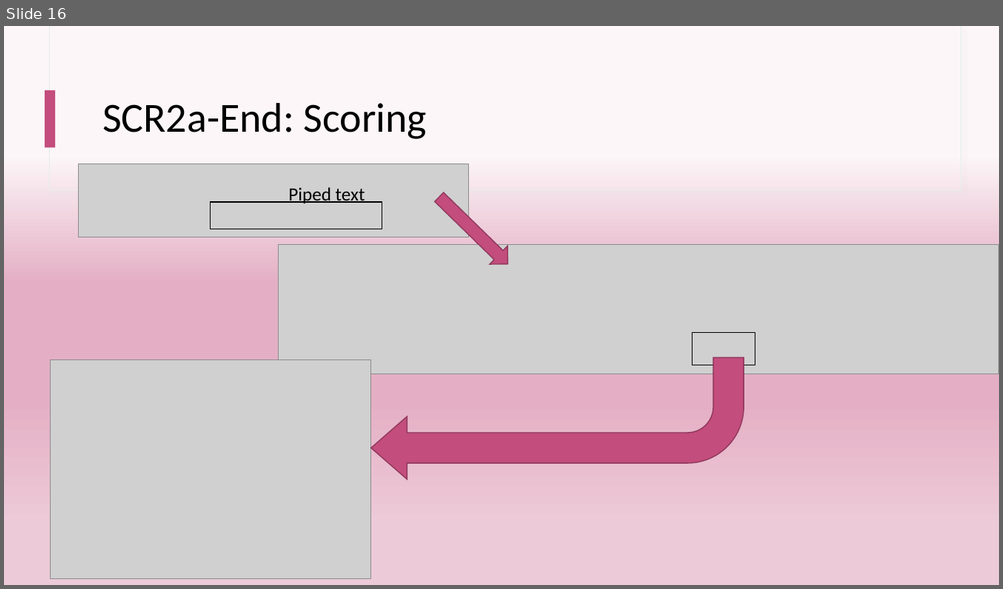
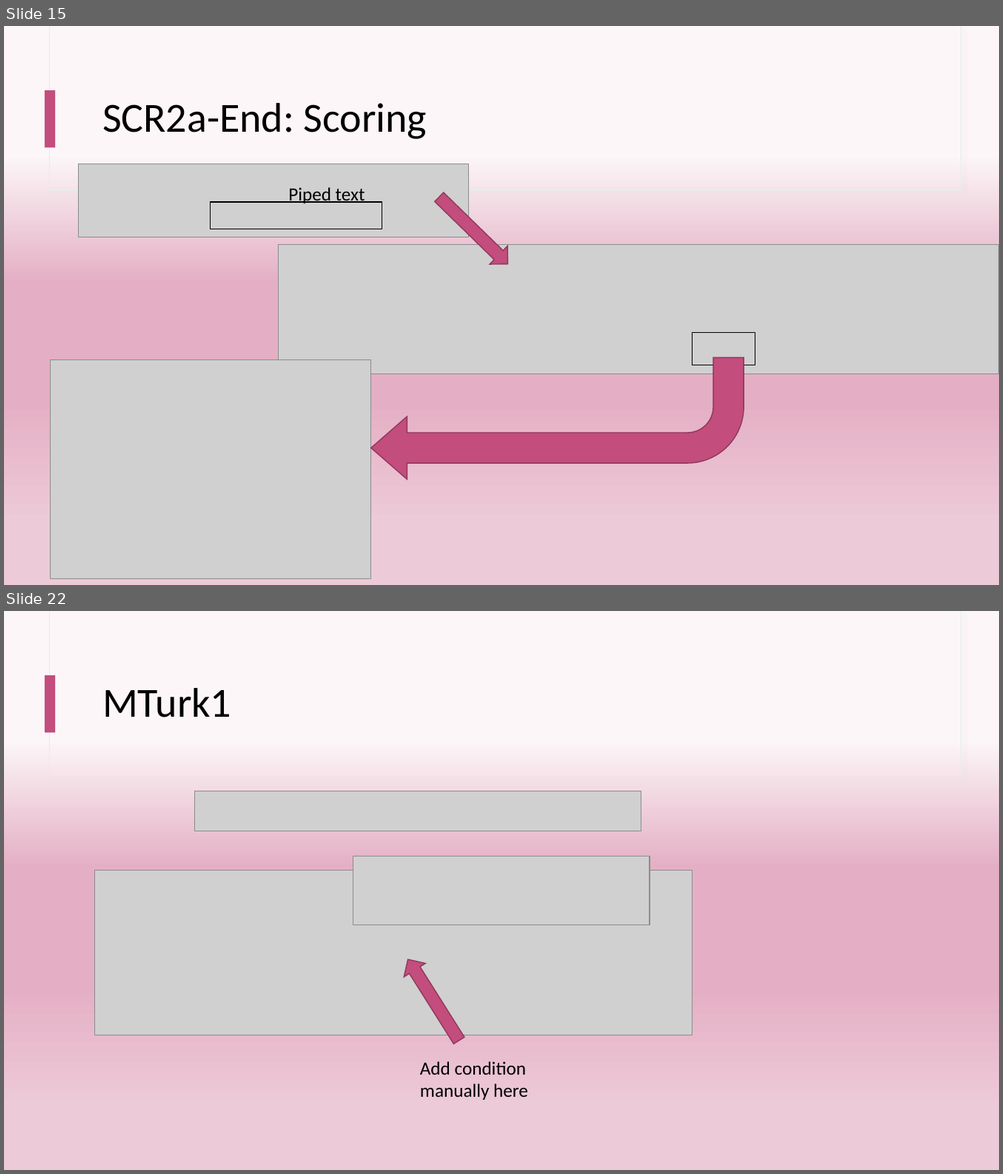
Before and after one commit to kayaulai/qualtrics-experiment-tutorial, a slide deck: slides.pptx. Shown one above the other, each under a label of ours: slide 16 before the commit, slides 15 and 22 after it; the slides between them are not shown. The pictures are 1003x589 and 1003x1174 pixels, drawn with LibreOffice and Linux fonts; fonts in the diff are those of the drawing; grey boxes stand for pictures. Boxes give left, top, right and bottom in pixels: in the first picture for what was removed or moved away, otherwise in the second. Text is boxed around its words. In the diff, an @@ line names an element or a change of style, - is before the commit and + after.

```diff
--- a/slides.pptx
+++ b/slides.pptx
@@ slide 22 added at box(4, 611, 999, 1170), background gradient #FCF6F8 to #E4AFC4 to #EDCAD8; not listed: 3 template elements that a slide beside it also shows @@
@@ title added at box(102, 688, 231, 718), 40 pt, text #000000 @@
+MTurk1
@@ picture added at box(194, 791, 640, 831) @@
@@ picture added at box(95, 871, 692, 1036) @@
@@ picture added at box(353, 857, 649, 925) @@
@@ right arrow added at box(397, 953, 469, 1048), fill #C34D7D, outline #90395C 1 pt @@
@@ text added at box(420, 1062, 528, 1100), 18 pt, text #000000 @@
+Add condition manually here
@@ what was slide 16 is now slide 15 @@
```
Also in this commit, not shown: 12 other slides added, 1 slide removed.
